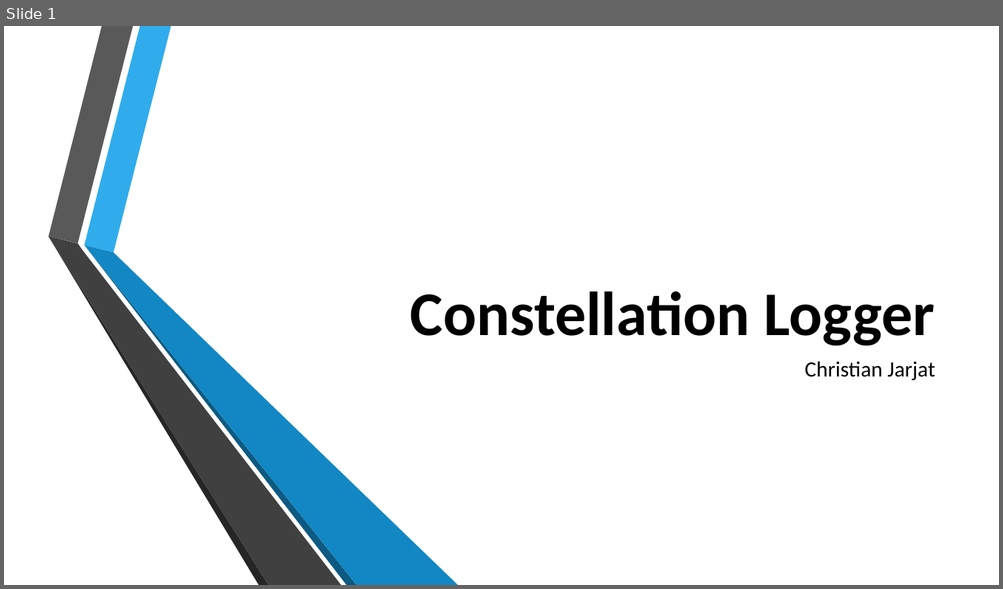
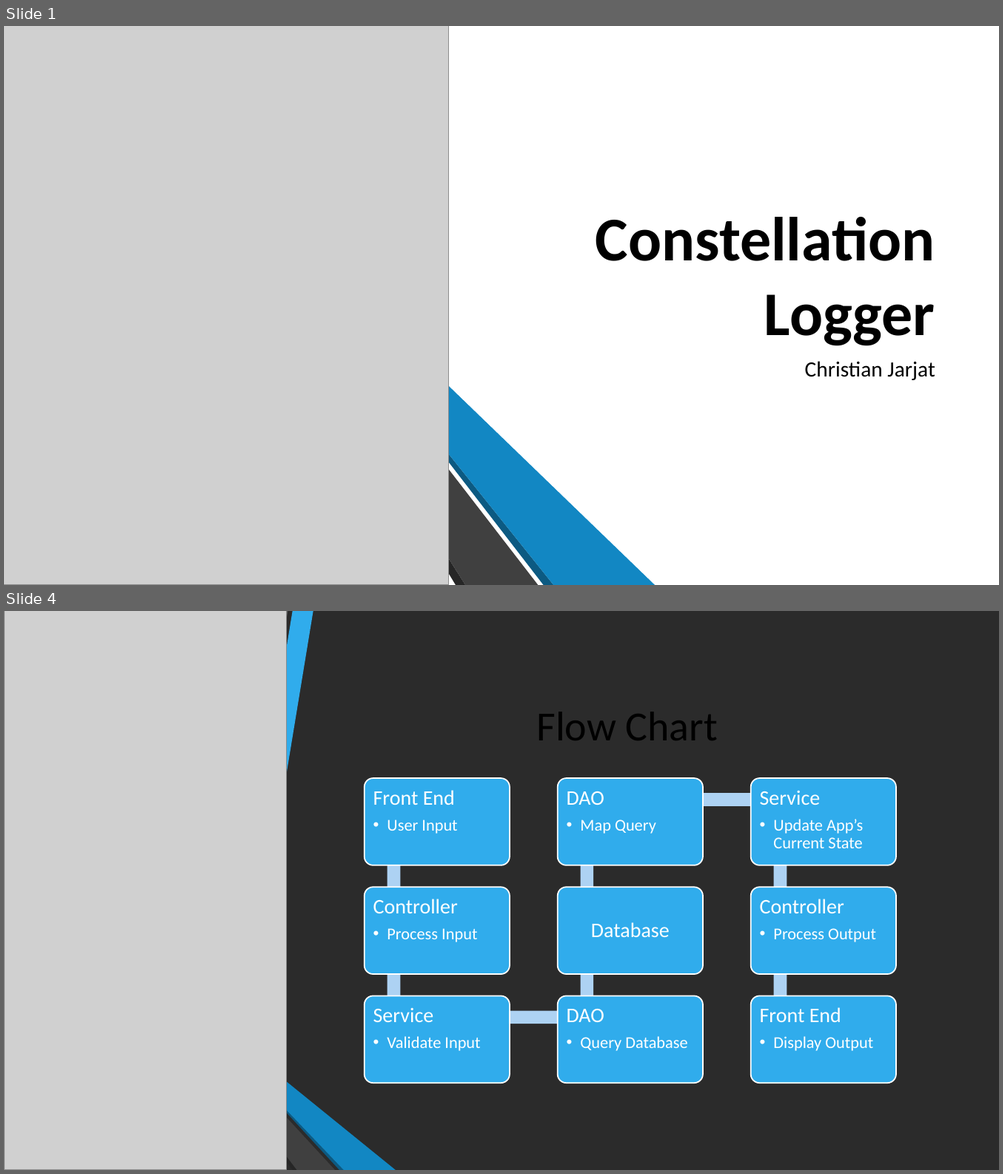
Before and after one commit to jarjc001/ConstellationLogger, a slide deck: Presentation/Jarjat-ConstellationLogger-Presentation.pptx. Shown one above the other, each under a label of ours: slide 1 before the commit, slides 1 and 4 after it; the slides between them are not shown. The pictures are 1003x589 and 1003x1174 pixels, drawn with LibreOffice and Linux fonts; fonts in the diff are those of the drawing; grey boxes stand for pictures; background and template pictures are left out; a plain dark background stands for a picture behind light text. Boxes give left, top, right and bottom in pixels: in the first picture for what was removed or moved away, otherwise in the second. Text is boxed around its words. In the diff, an @@ line names an element or a change of style, - is before the commit and + after.

```diff
--- a/Presentation/Jarjat-ConstellationLogger-Presentation.pptx
+++ b/Presentation/Jarjat-ConstellationLogger-Presentation.pptx
@@ slide 4 added at (4, 611, 999, 1170), background picture (left out) @@
@@ rectangle added at (4, 611, 999, 1170), fill #FFFFFF @@
@@ picture added at (4, 611, 286, 1170) @@
@@ freeform shape added at (190, 611, 403, 1043), fill #FFFFFF @@
@@ title added at (536, 712, 717, 741), 40 pt, text #000000 @@
+Flow Chart
@@ group added at (364, 778, 896, 1083): 9 rounded rectangles, 9 texts, 8 rectangles @@
+Front End
+  • User Input
+Controller
+  • Process Input
+Service
+  • Validate Input
+DAO
+  • Query Database
+Database
+DAO
+  • Map Query
+Service
+  • Update App’s Current State
+Controller
+  • Process Output
+Front End
+  • Display Output
@@ group added at (16, 611, 215, 1170): 6 freeform shapes @@
@@ freeform shape added at (192, 1040, 397, 1170), fill #FFFFFF @@
@@ group added at (196, 611, 395, 1170): 6 freeform shapes @@
@@ slide 1 changed as well @@
@@ rectangle added at (4, 26, 999, 585), fill #FFFFFF @@
@@ picture added at (4, 26, 449, 585) @@
@@ title "Constellation Logger" rewrapped from (410, 292, 935, 346) to (595, 217, 935, 346) @@
@@ group added at (246, 26, 655, 585): 6 freeform shapes @@
```
Also in this commit, not shown: 5 other slides changed, 9 other slides added, 5 slides removed, 2 other files.
